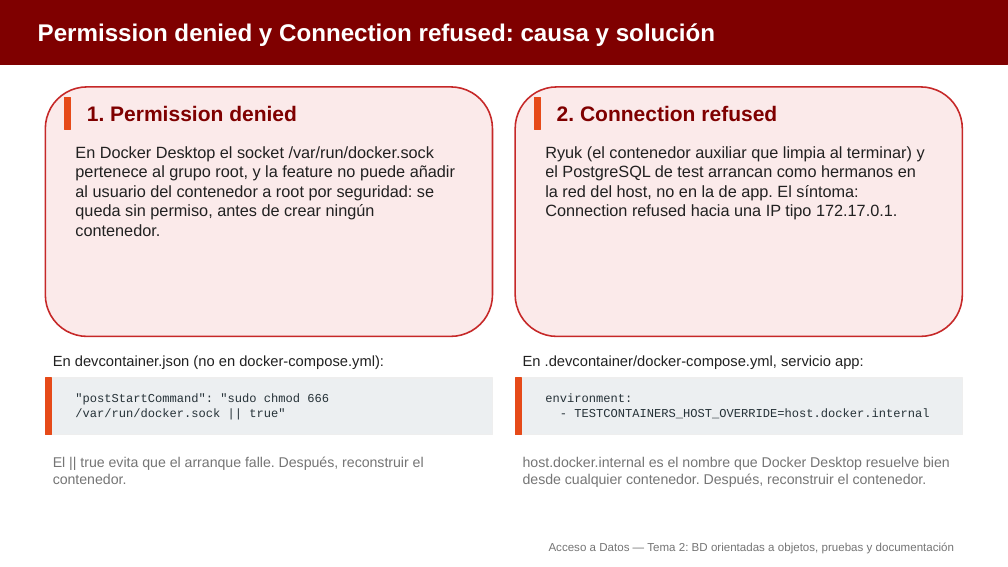
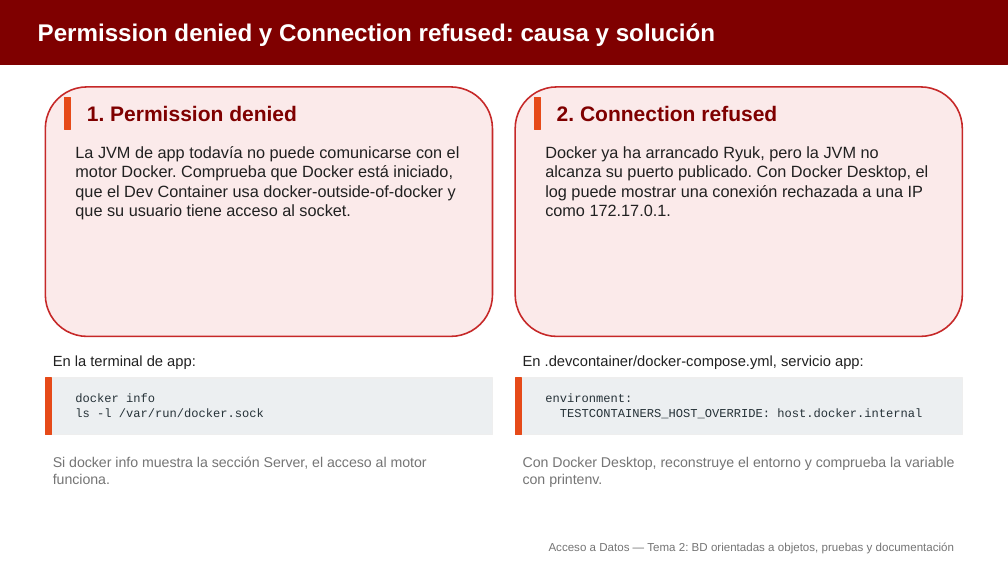
Before and after one commit to aitorventura/acceso-a-datos, a slide deck: slide 10 of docs/tema2/diapositivas/bd-orientadas-a-objetos.pptx (slide 12 before the commit). Drawn at 1008x567 pixels with LibreOffice and Linux fonts; fonts in the diff are those of the drawing. Boxes give left, top, right and bottom in pixels: in the first picture for what was removed or moved away, otherwise in the second. Text is boxed around its words. In the diff, an @@ line names an element or a change of style, - is before the commit and + after.

```diff
--- a/docs/tema2/diapositivas/bd-orientadas-a-objetos.pptx
+++ b/docs/tema2/diapositivas/bd-orientadas-a-objetos.pptx
@@ text at box(75, 146, 460, 220): text changed @@
-En Docker Desktop el socket /var/run/docker.sock pertenece al grupo root, y la feature no puede añadir al usuario del contenedor a root por seguridad: se queda sin permiso, antes de crear ningún contenedor.
+La JVM de app todavía no puede comunicarse con el motor Docker. Comprueba que Docker está iniciado, que el Dev Container usa docker-outside-of-docker y que su usuario tiene acceso al socket.
@@ text at box(545, 146, 929, 216): text changed @@
-Ryuk (el contenedor auxiliar que limpia al terminar) y el PostgreSQL de test arrancan como hermanos en la red del host, no en la de app. El síntoma: Connection refused hacia una IP tipo 172.17.0.1.
+Docker ya ha arrancado Ryuk, pero la JVM no alcanza su puerto publicado. Con Docker Desktop, el log puede mostrar una conexión rechazada a una IP como 172.17.0.1.
@@ text at box(53, 355, 196, 369): text changed @@
-En devcontainer.json (no en docker-compose.yml):
+En la terminal de app:
@@ text at box(75, 394, 264, 417): text changed @@
-"postStartCommand": "sudo chmod 666 /var/run/docker.sock || true"
+docker info
+ls -l /var/run/docker.sock
@@ text at box(560, 408, 922, 419): text changed @@
-- TESTCONTAINERS_HOST_OVERRIDE=host.docker.internal
+TESTCONTAINERS_HOST_OVERRIDE: host.docker.internal
@@ text at box(53, 456, 427, 484): text changed @@
-El || true evita que el arranque falle. Después, reconstruir el contenedor.
+Si docker info muestra la sección Server, el acceso al motor funciona.
@@ text at box(523, 457, 954, 487): text changed @@
-host.docker.internal es el nombre que Docker Desktop resuelve bien desde cualquier contenedor. Después, reconstruir el contenedor.
+Con Docker Desktop, reconstruye el entorno y comprueba la variable con printenv.
```
Also in this commit, not shown: 10 other slides changed, 2 slides removed, 2 other files.
